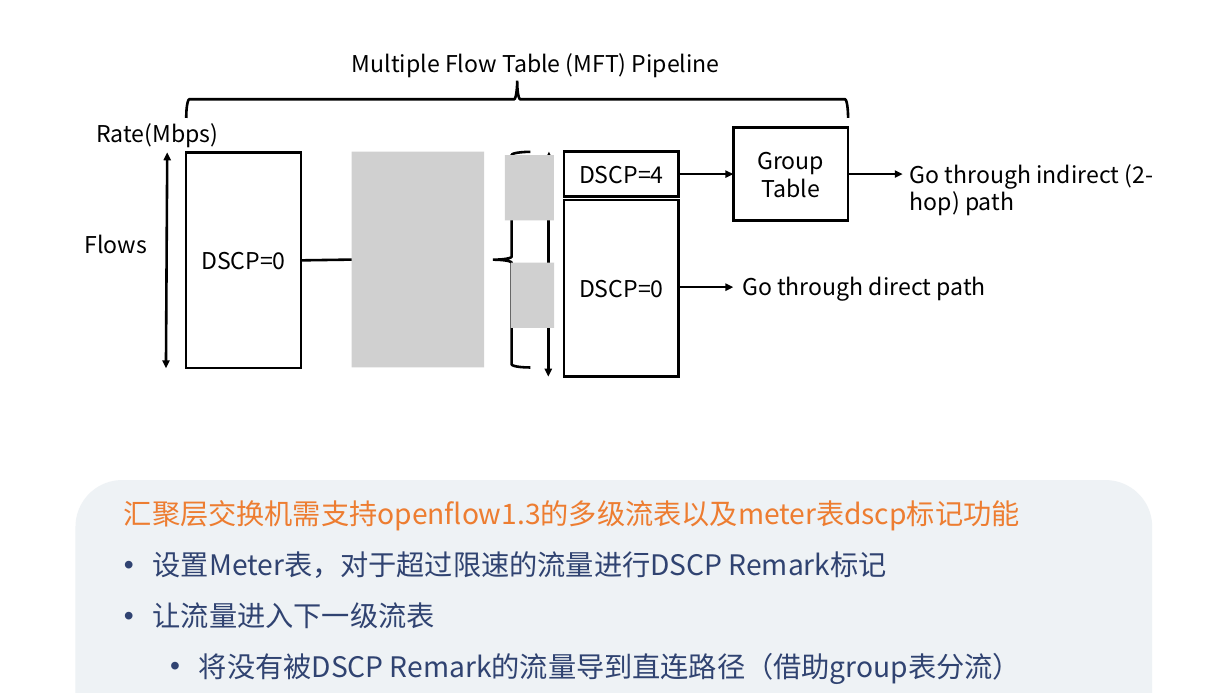
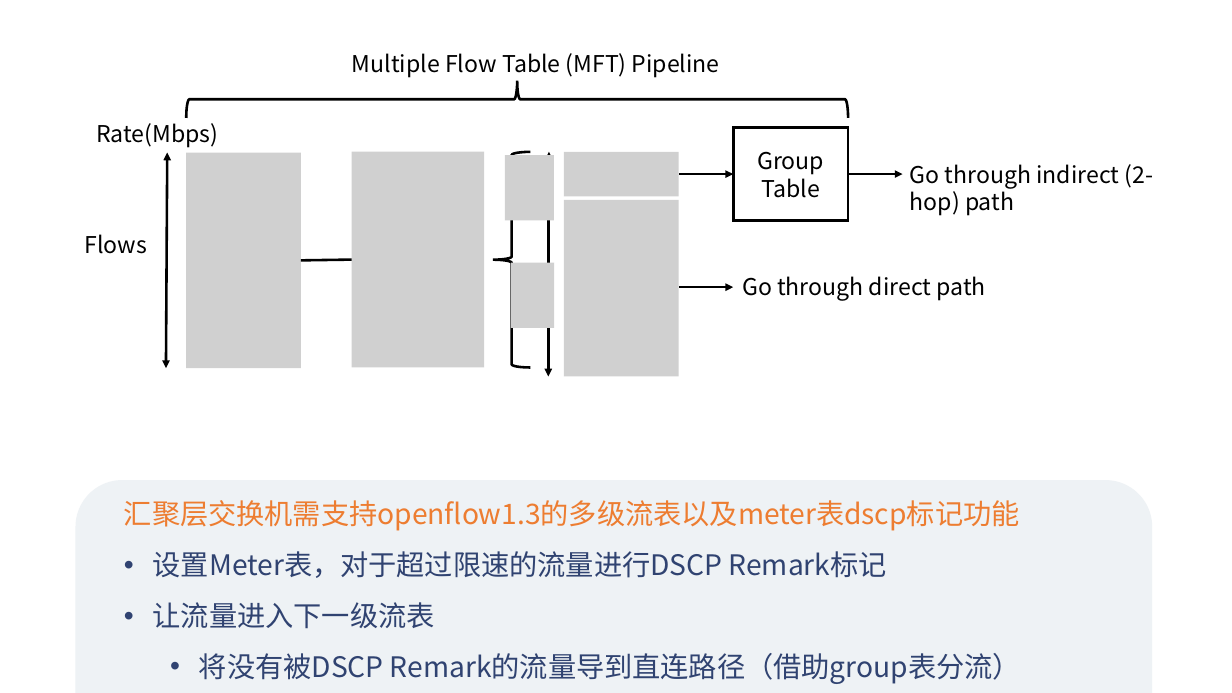
Before and after one commit to caopeirui/app.diagrams.net, a slide deck: slide 1 of TON21TROD/meter.pptx. Drawn at 1232x693 pixels with LibreOffice and Linux fonts; fonts in the diff are those of the drawing; grey boxes stand for pictures. Boxes give left, top, right and bottom in pixels: in the first picture for what was removed or moved away, otherwise in the second. Text is boxed around its words. In the diff, an @@ line names an element or a change of style, - is before the commit and + after.

```diff
--- a/TON21TROD/meter.pptx
+++ b/TON21TROD/meter.pptx
@@ rectangle removed at [187,152,301,368] @@
-DSCP=0
@@ picture added at [187,152,301,368] @@
@@ rectangle removed at [564,152,678,196] @@
-DSCP=4
@@ picture added at [564,152,678,196] @@
@@ rectangle removed at [564,200,678,376] @@
-DSCP=0
@@ picture added at [564,200,678,376] @@
```
Also in this commit, not shown: 9 other files.
